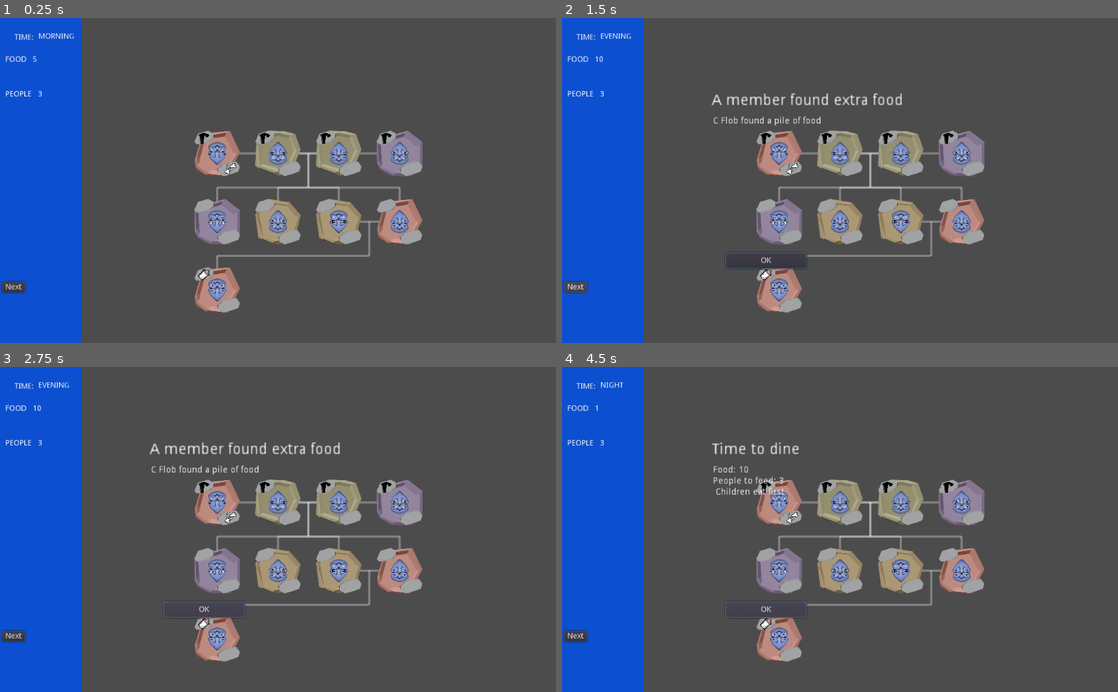
Above: before the commit, frames 1-4 (two rows, left to right).
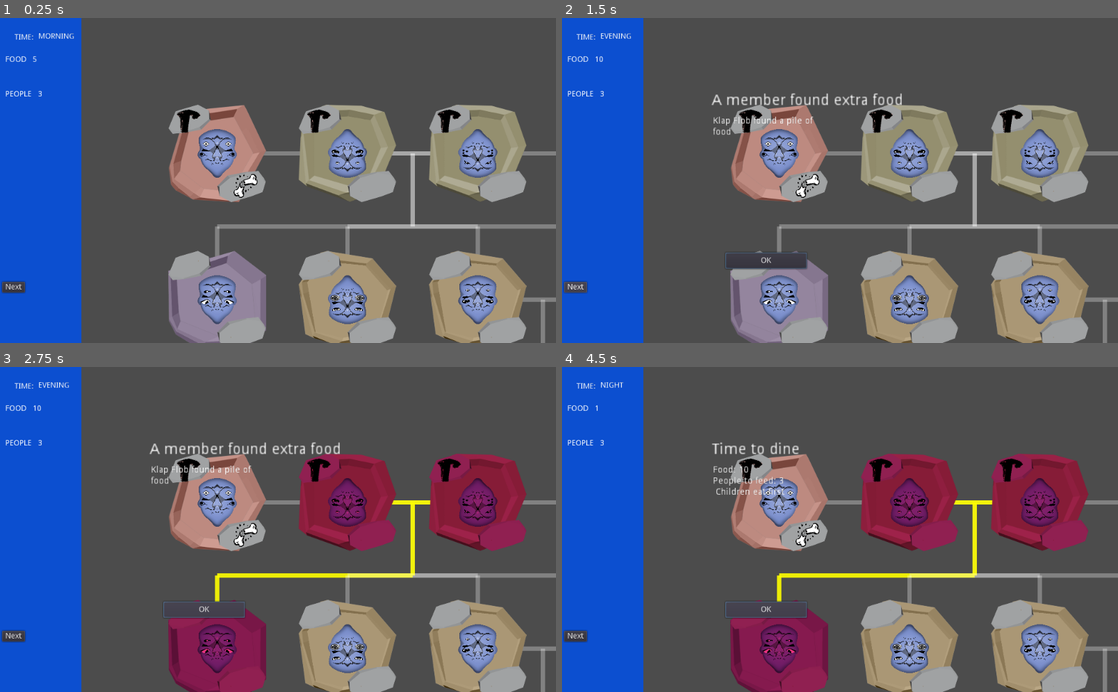
Above: after the commit, the same moments.

Repository: pmoco/GGJ23-FlipFlop_Gene
Game: Godot game, scene res://scenes/test.tscn
Two runs of this game, one before a commit and one after it. Both use one fixed random seed, a clock stepped at 60 frames per second and the inputs below.
Inputs:
- Up to frame 1 (0.25 s): no input
- Up to frame 2 (1.5 s): click "Next" at 0.5 s; click "Next" at 1.25 s
- Up to frame 3 (2.75 s): click "OK" at 2 s
- Up to frame 4 (4.5 s): click "OK" at 2.75 s; click "Next" at 3.5 s; click "OK" at 4.25 s

The runs differ from the first frame. In frame 1, 32% of the frame differs, in the area x 30-100%, y 26-100%; in frame 2, 31%; in frame 3, 32%, in the area x 27-100%, y 26-100%; in frame 4, 32%.

Commit message:
Enable manipulation of graph

Diff:
--- a/Character.gd
+++ b/Character.gd
@@ -207,7 +207,7 @@
 		draw_set_transform(Vector2(), 0, Vector2(1, 1))
 
 func _input(event):
-	if event is InputEventMouseButton and event.is_pressed():
+	if event is InputEventMouseButton and event.button_index == BUTTON_LEFT and event.is_pressed():
 		var offset = get_local_mouse_position()
 		if offset.distance_to(rect_position) < rect_size[0]:
 			var was_selected = is_selected
--- a/GraphHolder.gd
+++ b/GraphHolder.gd
@@ -8,6 +8,8 @@
 
 var color_default = Color(1,1,1,0.3)
 var color_selected = Color(1,1,0, 0.9)
+
+var scale_sensitivity: Vector2 = Vector2(.05,.05)
 
 func _init():
 	rect_position = Vector2(200,200)
@@ -132,10 +134,29 @@
 				draw_line(child_top_mid_point, char_pos_top, color_child, 5)
 				draw_line(char_pos_top, char_pos, color_child, 5)
 
+var is_dragging: bool = false
+var mouse_offset: Vector2
+var local_pos: Vector2
 func _input(event):
-	if event is InputEventMouseButton and event.is_pressed():
-		print("unhandled")
-		clear_selection()
+	if event is InputEventMouseButton:
+		if event.button_index == BUTTON_LEFT and event.pressed:
+			clear_selection()
+
+		if event.button_index == BUTTON_WHEEL_UP:
+			rect_scale -= scale_sensitivity
+
+		if event.button_index == BUTTON_WHEEL_DOWN:
+			rect_scale += scale_sensitivity
+
+		if event.button_index == BUTTON_RIGHT:
+			is_dragging = event.pressed
+			mouse_offset = get_global_mouse_position()
+			local_pos = rect_position
+
+	if event is InputEventMouseMotion and is_dragging:
+		var new_mouse_offset = get_global_mouse_position()
+		var different_offset = new_mouse_offset - mouse_offset
+		rect_position = local_pos + different_offset
 
 func clear_selection() -> void:
 	for character in characters:
@@ -145,20 +166,20 @@
 	var graph_holder = self
 
 	var A = Character.new()
-	A.first_name = "A"
+	A.first_name = "Flip"
 	A.last_name = "Fliby"
 	A.age = Character.AGE.ELDER
 	A.status = Character.STATUS.WOUNDED
 	graph_holder.add_character(A)
 
 	var B = Character.new()
-	B.first_name = "B"
+	B.first_name = "Flop"
 	B.last_name = "Flob"
 	B.age = Character.AGE.ELDER
 	graph_holder.add_character(B)
 
 	var C = Character.new()
-	C.first_name = "C"
+	C.first_name = "Klap"
 	C.last_name = "Flab"
 	C.age = Character.AGE.ELDER
 	graph_holder.add_character(C)
@@ -166,7 +187,7 @@
 	B.marry(C)
 
 	var D = Character.new()
-	D.first_name = "D"
+	D.first_name = "Lop"
 	D.last_name = "Flobady"
 	D.age = Character.AGE.ELDER
 	graph_holder.add_character(D)
@@ -175,28 +196,28 @@
 
 
 	var E = Character.new()
-	E.first_name = "E"
+	E.first_name = "Klop"
 	E.age = Character.AGE.ADULT
 	E.is_child_of(B)
 	E.is_child_of(C)
 	graph_holder.add_character(E)
 
 	var G = Character.new()
-	G.first_name = "G"
+	G.first_name = "Klipady"
 	G.age = Character.AGE.ADULT
 	G.is_child_of(B)
 	G.is_child_of(C)
 	graph_holder.add_character(G)
 
 	var H = Character.new()
-	H.first_name = "H"
+	H.first_name = "Flopady"
 	H.age = Character.AGE.ADULT
 	H.is_child_of(B)
 	H.is_child_of(C)
 	graph_holder.add_character(H)
 
 	var F = Character.new()
-	F.first_name = "F"
+	F.first_name = "Ricady"
 	F.age = Character.AGE.ADULT
 	F.is_child_of(A)
 	F.is_child_of(D)
@@ -204,7 +225,7 @@
 	graph_holder.add_character(F)
 
 	var I = Character.new()
-	I.first_name = "I"
+	I.first_name = "Picady"
 	I.age = Character.AGE.CHILD
 	I.is_child_of(H)
 	I.is_child_of(F)
--- a/scripts/SceneManager.gd
+++ b/scripts/SceneManager.gd
@@ -49,7 +49,7 @@
 	graph_holder.init_default_graph()
 
 	graph_holder.rect_position = Vector2(400, 250)
-	graph_holder.rect_scale = Vector2(.7,.7)
+	graph_holder.rect_scale = Vector2(1.5,1.5)
 
 
 
